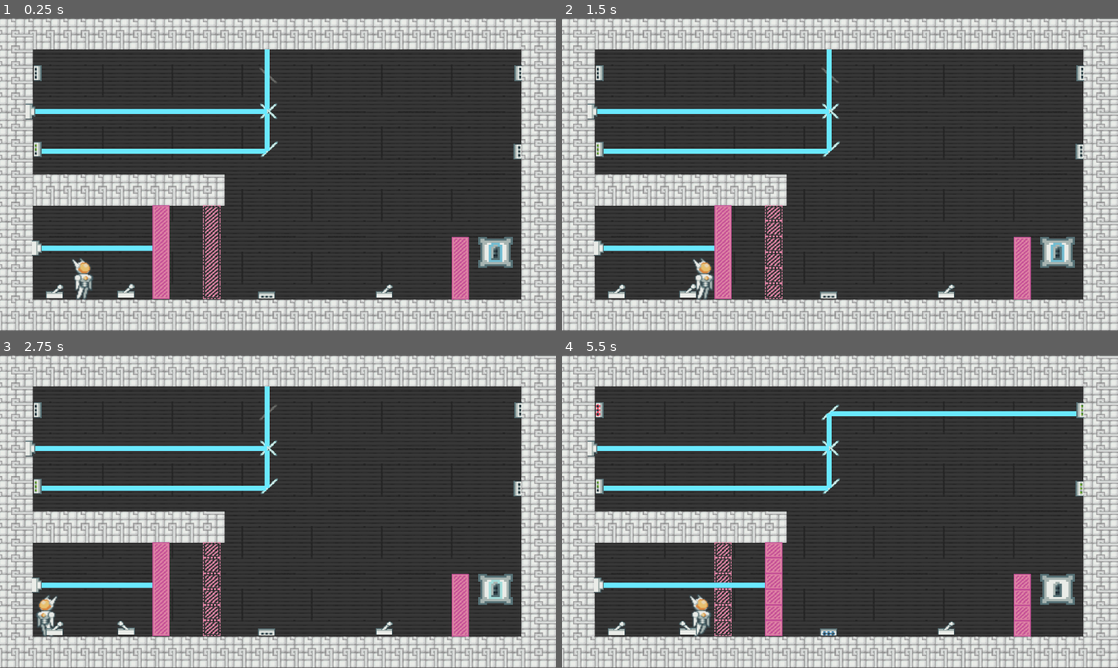
Above: before the commit, frames 1-4 (two rows, left to right).
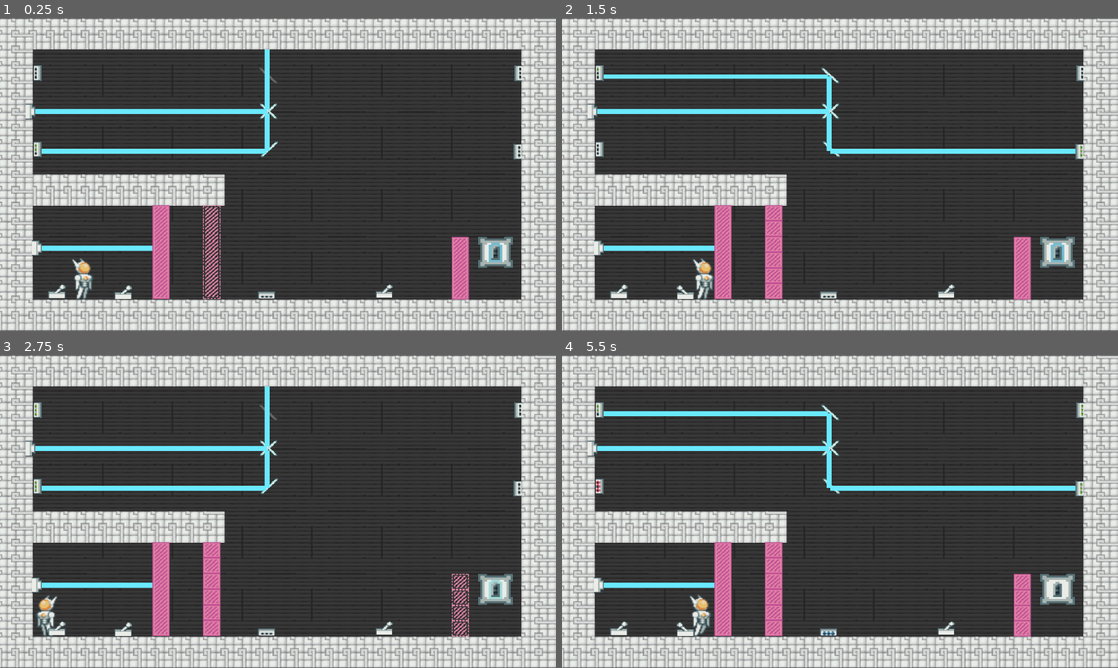
Above: after the commit, the same moments.

Repository: rakthalekk/VGDC-Fall-2021-Project
Game: Godot game, scene res://src/levels/Level2.tscn
The game is run twice, just before and just after one commit, with the same random seed, the same clock (stepped at 60 frames per second) and the same inputs. This scene is started directly instead of the project's main scene.
Inputs:
- Up to frame 1 (0.25 s): no input
- Up to frame 2 (1.5 s): hold Right (move_right) from 0.53 s (still down); tap X (interact) at 0.6, 1.35 s; tap Z (jump) at 0.77 s
- Up to frame 3 (2.75 s): tap Z (jump) at 1.52 s; release Right (move_right) at 2.03 s; hold Left (move_left) from 2.03 s (still down); tap X (interact) at 2.1 s
- Up to frame 4 (5.5 s): release Left (move_left) at 2.78 s; hold Right (move_right) 2.78-4.28 s; tap X (interact) every 0.75 s from 2.85 to 5.1 s; tap Z (jump) at 3.02, 3.77, 4.52 s; hold Left (move_left) 4.28-5.03 s; hold Right (move_right) from 5.03 s (still down)

The runs differ from the first frame. In frame 1, 0.2% of the frame differs, in the area x 8-25%, y 84-90%; in frame 2, 3.3%; in frame 3, 1.7%; in frame 4, 4.3%, in the area x 6-93%, y 15-90%.

Commit message:
switch level 2 levers

Diff:
--- a/Puzzle Platformer/src/levels/Level2.tscn
+++ b/Puzzle Platformer/src/levels/Level2.tscn
@@ -91,10 +91,10 @@
 [node name="Levers" type="Node2D" parent="."]
 
 [node name="Lever" parent="Levers" instance=ExtResource( 5 )]
-position = Vector2( 276.09, -9.55403 )
+position = Vector2( 338.792, -8.36348 )
 
 [node name="Lever2" parent="Levers" instance=ExtResource( 5 )]
-position = Vector2( 341.472, -9.96007 )
+position = Vector2( 277.976, -9.56322 )
 
 [node name="Lever3" parent="Levers" instance=ExtResource( 5 )]
 position = Vector2( 578.313, -9.77769 )
